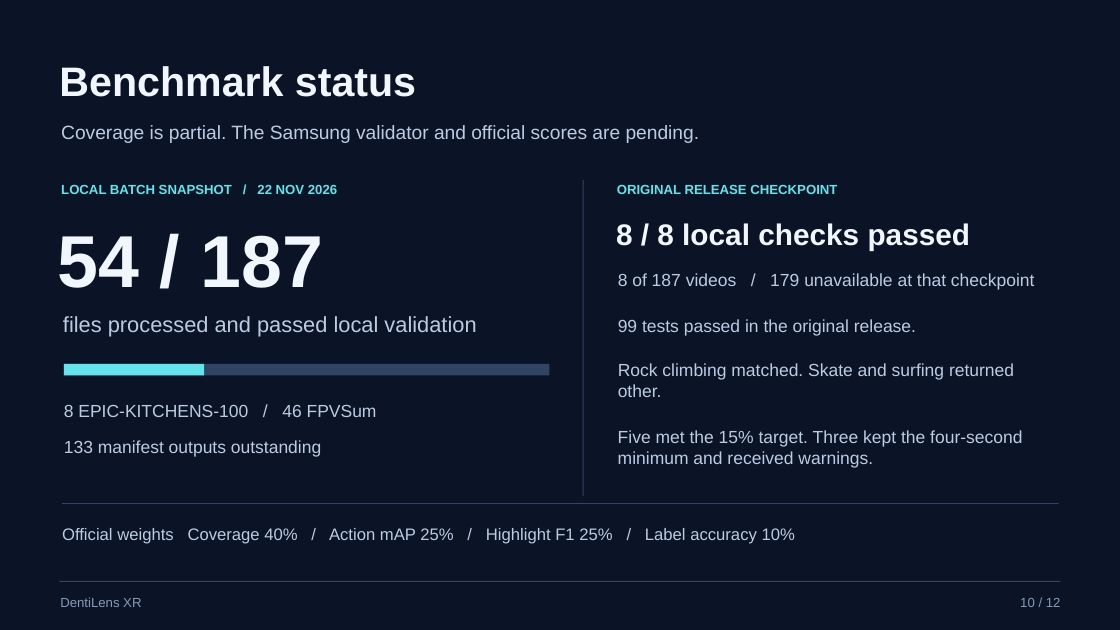
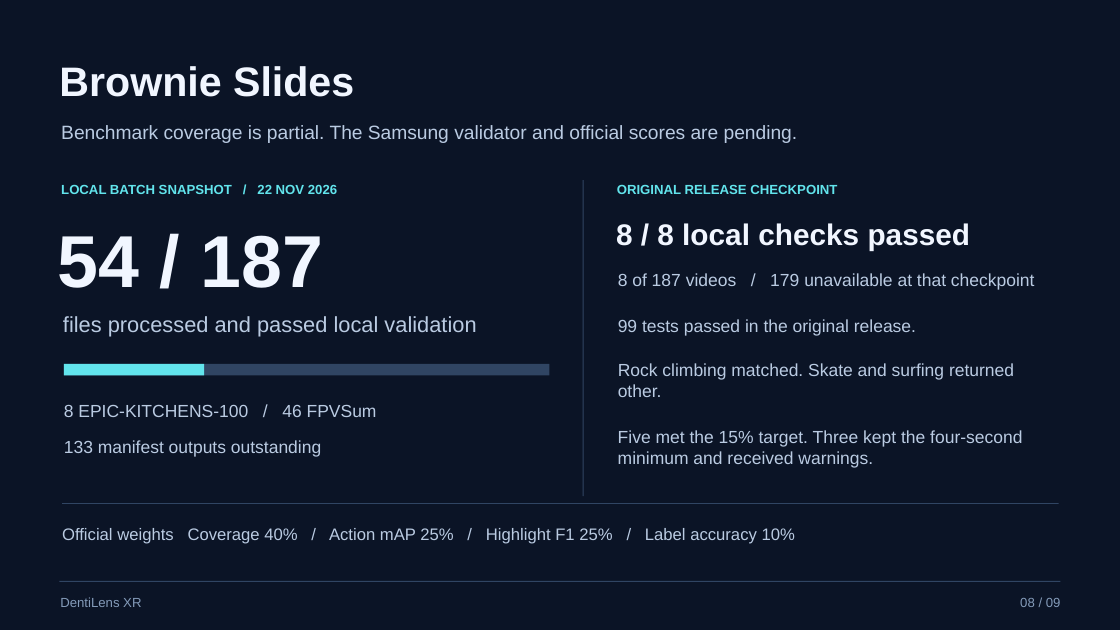
Before and after one commit to ArhamChoudhary-ui/DentiLens, a slide deck: slide 8 of reference/submission/Final Presentation/VelloreInstituteofTechnology_Rajasthani.pptx (slide 10 before the commit). Drawn at 1120x630 pixels with LibreOffice and Linux fonts; fonts in the diff are those of the drawing. Boxes give left, top, right and bottom in pixels: in the first picture for what was removed or moved away, otherwise in the second. Text is boxed around its words. In the diff, an @@ line names an element or a change of style, - is before the commit and + after.

```diff
--- a/reference/submission/Final Presentation/VelloreInstituteofTechnology_Rajasthani.pptx
+++ b/reference/submission/Final Presentation/VelloreInstituteofTechnology_Rajasthani.pptx
@@ text at (59,66,354,97): text changed @@
-Benchmark status
+Brownie Slides
@@ text at (61,125,798,143): text changed @@
-Coverage is partial. The Samsung validator and official scores are pending.
+Benchmark coverage is partial. The Samsung validator and official scores are pending.
@@ text at (1020,598,1061,607): text changed @@
-10 / 12
+08 / 09
```
Also in this commit, not shown: 8 other slides changed, 3 slides removed, 2 other files.
